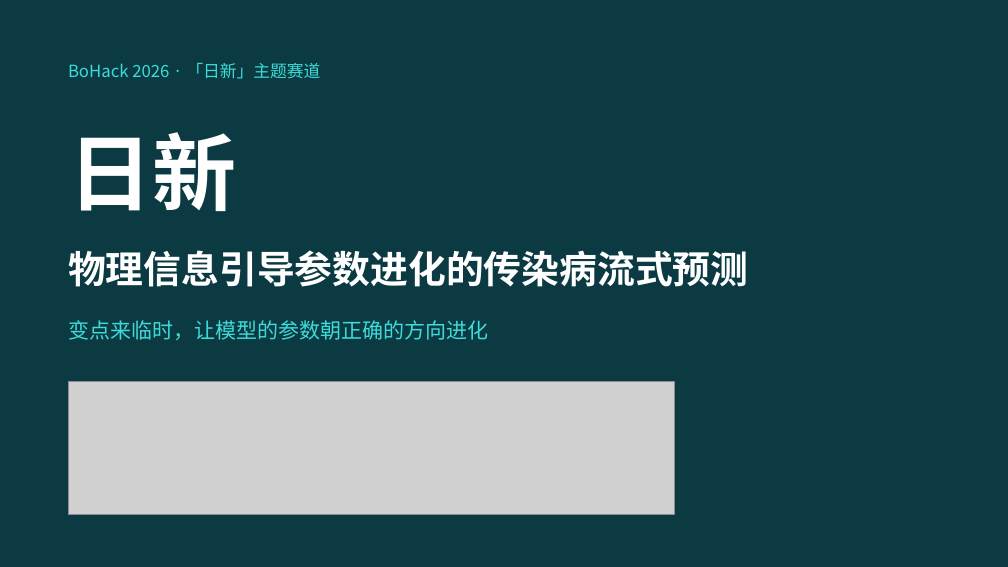
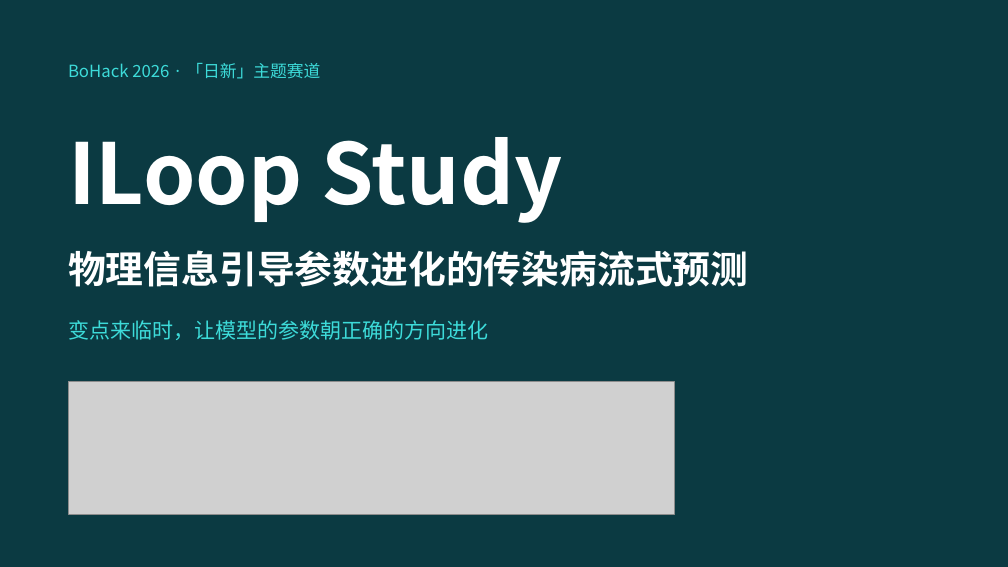
Before and after one commit to joey08121112-web/ILoop-Study, a slide deck: slide 1 of 路演材料/日新_路演.pptx. Drawn at 1008x567 pixels with LibreOffice and Linux fonts; fonts in the diff are those of the drawing; grey boxes stand for pictures. Boxes give left, top, right and bottom in pixels: in the first picture for what was removed or moved away, otherwise in the second. Text is boxed around its words. In the diff, an @@ line names an element or a change of style, - is before the commit and + after.

Commit message:
项目更名为 ILoop Study；更新路演 PPT、演讲稿与说明文档；新增 X 型展架及生成脚本

```diff
--- a/路演材料/日新_路演.pptx
+++ b/路演材料/日新_路演.pptx
@@ text at bbox=[68, 137, 562, 223]: text changed @@
-日新
+ILoop Study
```
Also in this commit, not shown: 14 other files.
